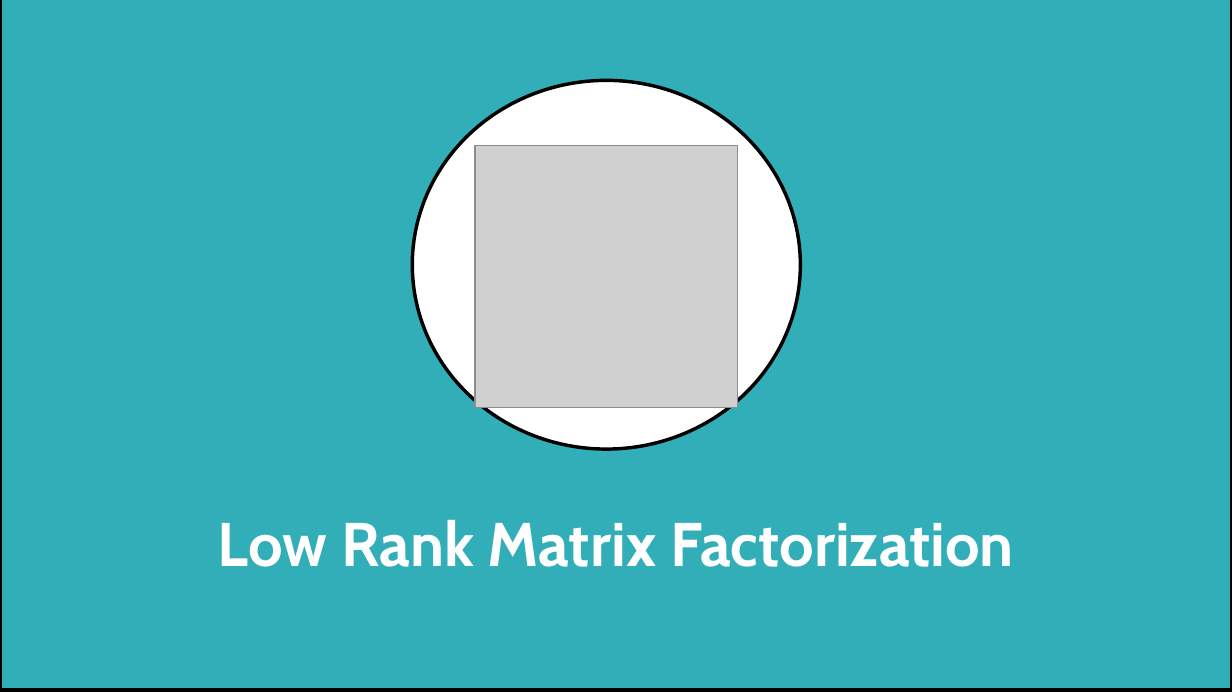
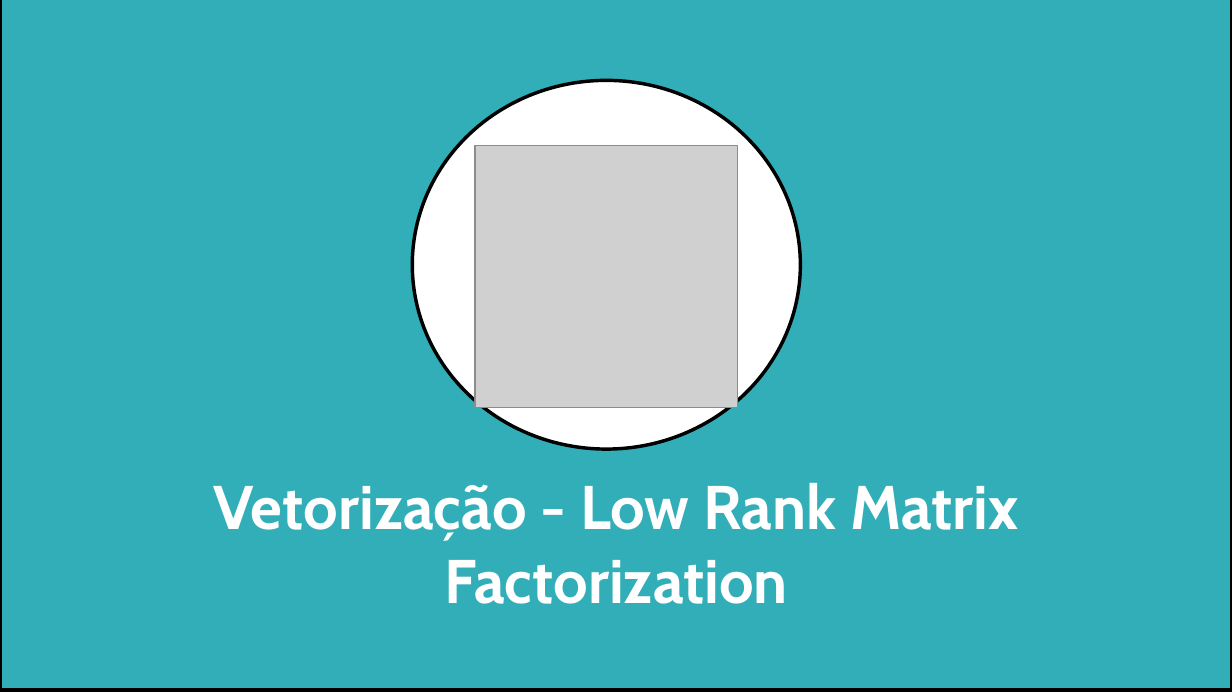
Before and after one commit to APILASTRI/coursera-stanford, a slide deck: slide 42 of machine-learning/notations/semana-9/presentation/15-recommender-systems.pptx. Drawn at 1232x693 pixels with LibreOffice and Linux fonts; fonts in the diff are those of the drawing; grey boxes stand for pictures; background and template pictures are left out. Boxes give left, top, right and bottom in pixels: in the first picture for what was removed or moved away, otherwise in the second. Text is boxed around its words. In the diff, an @@ line names an element or a change of style, - is before the commit and + after.

```diff
--- a/machine-learning/notations/semana-9/presentation/15-recommender-systems.pptx
+++ b/machine-learning/notations/semana-9/presentation/15-recommender-systems.pptx
@@ text at (213, 482, 1018, 604): text changed @@
-Low Rank Matrix Factorization
+Vetorização - Low Rank Matrix Factorization
```
Also in this commit, not shown: 12 slides added, 51 other files.
